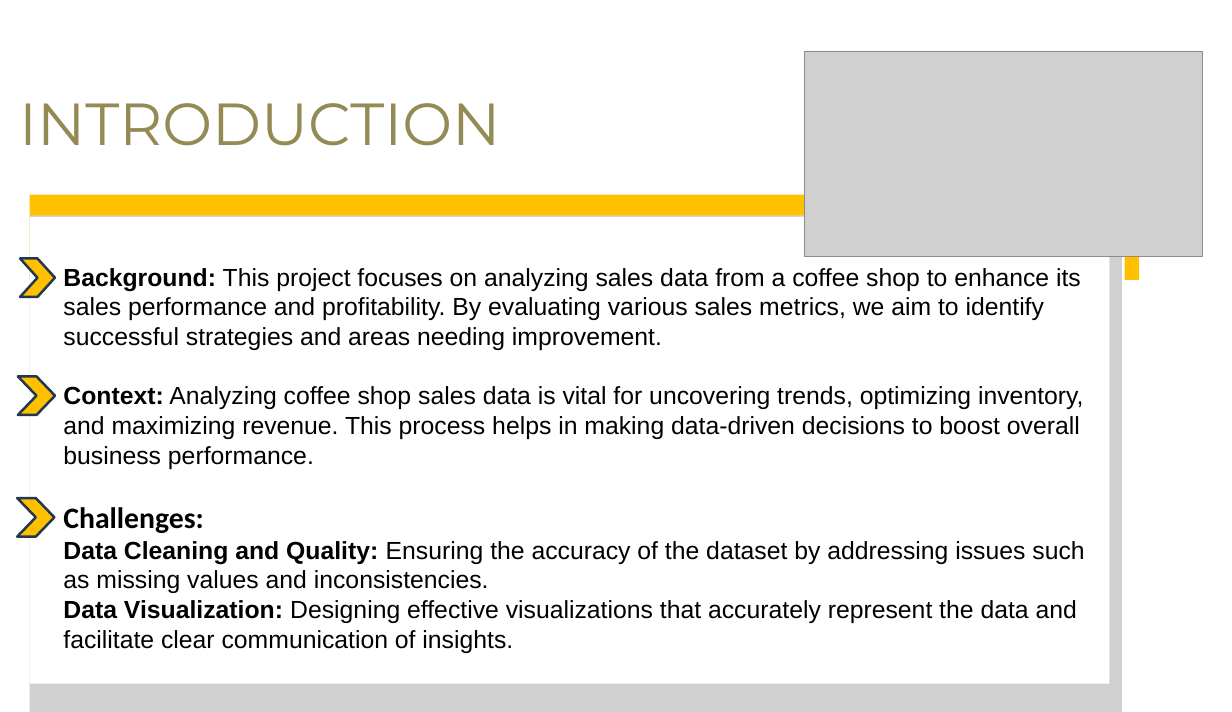
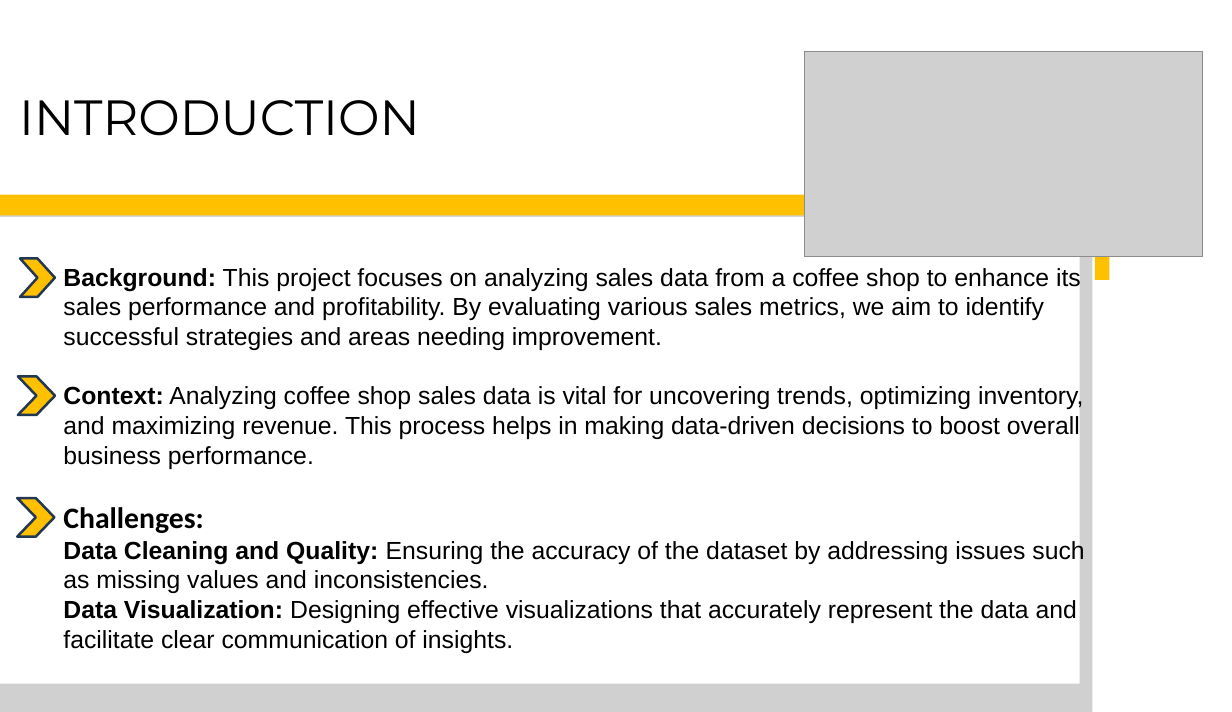
Before and after one commit to jasnoorvirk26/coffee-shop-sales-analysis, a slide deck: slide 3 of Coffee-Shop-Sales-Analysis-Presentation.pptx. Drawn at 1232x712 pixels with LibreOffice and Linux fonts; fonts in the diff are those of the drawing; grey boxes stand for pictures. Boxes give left, top, right and bottom in pixels: in the first picture for what was removed or moved away, otherwise in the second. Text is boxed around its words. In the diff, an @@ line names an element or a change of style, - is before the commit and + after.

```diff
--- a/Coffee-Shop-Sales-Analysis-Presentation.pptx
+++ b/Coffee-Shop-Sales-Analysis-Presentation.pptx
@@ title "INTRODUCTION" at (x1=19, y1=100, x2=420, y2=136): size 48 to 40 pt, text colour #948A54 to #000000 @@
@@ 3 freeform shapes, 1 picture moved together from (x1=29, y1=195, x2=1139, y2=712) to (x1=0, y1=195, x2=1109, y2=712) @@
```
Also in this commit, not shown: 11 other slides changed.
